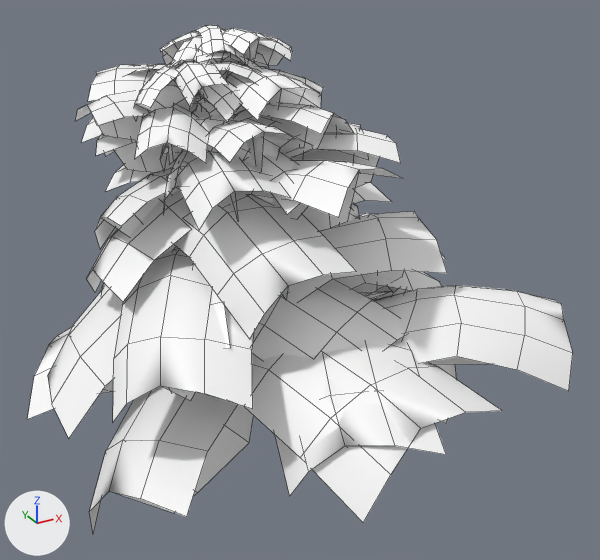
What one commit did to the FBX model Assets/Models/Tree_02/Tree_02.fbx.
Both versions are drawn from a camera (50 mm lens) standing at (-7.11, -13.12, 9.85) and looking at (-0.21, -0.57, 3.58). Lighting does not change. The marker at lower left points along +X, +Y and +Z. Mesh edges are drawn as thin lines. Where no turn or scale is listed for an object, it has been applied to the vertices.

The older version as bpy lines, for what is in view:
```python
mat_lambert3 = principled_material('lambert3')
mat_lambert3.base_color = (1.0, 1.0, 1.0)  # white #ffffff
me_mesh = bpy.data.meshes.new('Mesh')
me_mesh.from_pydata(...)  # 2323 vertices, 1578 faces; spans x -5.17..4.3, y -5.13..4.75, z 0.0..8.18
me_mesh.materials.append(mat_lambert3)  # white #ffffff
ob_polysurface64 = bpy.data.objects.new('polySurface64', me_mesh)
ob_polysurface64.location = (0.0, 0.0, 0.0)
```
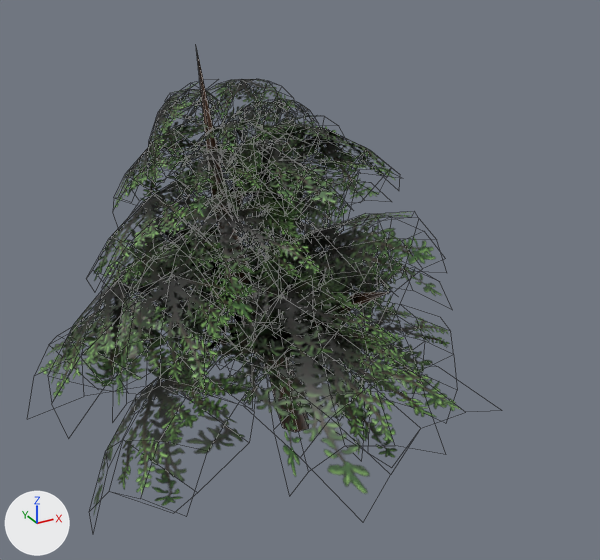
What differs and where, as boxes (x1, y1, x2, y2) in the pictures (600 x 560 px):
'polySurface64', surface changed, reshaped
    before: (27, 25, 573, 533)
    after: (38, 47, 460, 516)
part 1 of me_mesh, rebuilt
    before: (75, 92, 299, 159)
    after: (147, 81, 209, 176)
part 2 of me_mesh, rebuilt
    before: (279, 129, 401, 188)
    after: (248, 123, 395, 199)
part 3 of me_mesh, rebuilt
    before: (106, 165, 153, 191)
    after: (114, 116, 223, 209)
part 4 of me_mesh, deleted
    before: (88, 25, 573, 392)
part 5 of me_mesh, cut back
    before: (81, 47, 369, 249)
    after: (196, 47, 268, 342)

The change, as a list of edits to the scene's bpy script:
```text
Add img_tree_01_diffuse2_mid_tga:
    img_tree_01_diffuse2_mid_tga = load_image('Tree_01_Diffuse2_Mid.tga', '../Tree_01/Tree_01_Diffuse2_Mid.tga', 512, 512, 'sRGB')
Change mat_lambert3:
    remove mat_lambert3.base_color = (1.0, 1.0, 1.0)  # white #ffffff
    add mat_lambert3.texture = img_tree_01_diffuse2_mid_tga  # with its transparency
Change me_mesh:
    used by ob_polysurface64; location = (0.0, 0.0, 0.0)
    remove me_mesh.from_pydata(...)  # 2323 vertices, 1578 faces; spans x -5.17..4.3, y -5.13..4.75, z 0.0..8.18
    add me_mesh.from_pydata(...)  # 1106 vertices, 754 faces; spans x -5.17..3.96, y -5.13..4.75, z 0.0..7.96
    me_mesh part 1: the loose piece of 59 vertices spanning x -3.8..-0.46, y -1.61..0.88, z 5.88..7.21 is rebuilt with 30 vertices and now spans x -2.98..-1.53, y -1.19..0.78, z 5.73..7.36
    me_mesh part 2: the loose piece of 30 vertices spanning x -1.72..1.63, y -2.1..0.18, z 5.1..6.5 is rebuilt with 30 vertices and now spans x -1.58..1.44, y -2.13..0.22, z 5.01..6.64
    me_mesh part 3: the loose piece of 30 vertices spanning x -3.22..-0.65, y -0.38..2.04, z 5.06..6.11 is rebuilt with 30 vertices and now spans x -3.36..-0.96, y -0.46..1.44, z 4.9..6.69
    me_mesh part 4: 28 loose pieces with 927 vertices, spanning x -3.63..4.3, y -4.5..3.08, z 2.0..8.18, are deleted
    me_mesh part 5
    261 vertices are removed from x -3.82..1.1, y -1.73..2.81, z 3.38..7.54
    202 faces are deleted
    18 new faces join them
```
